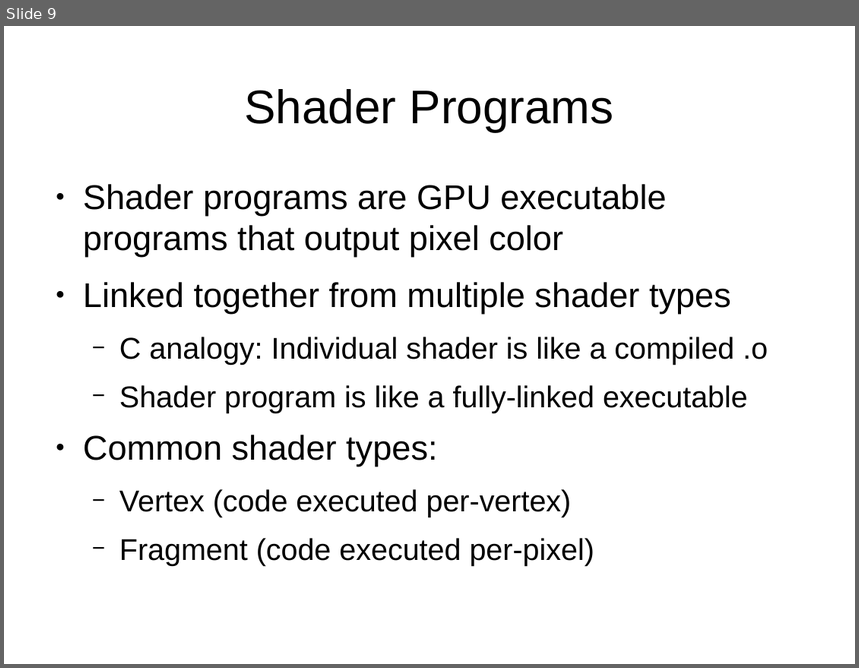
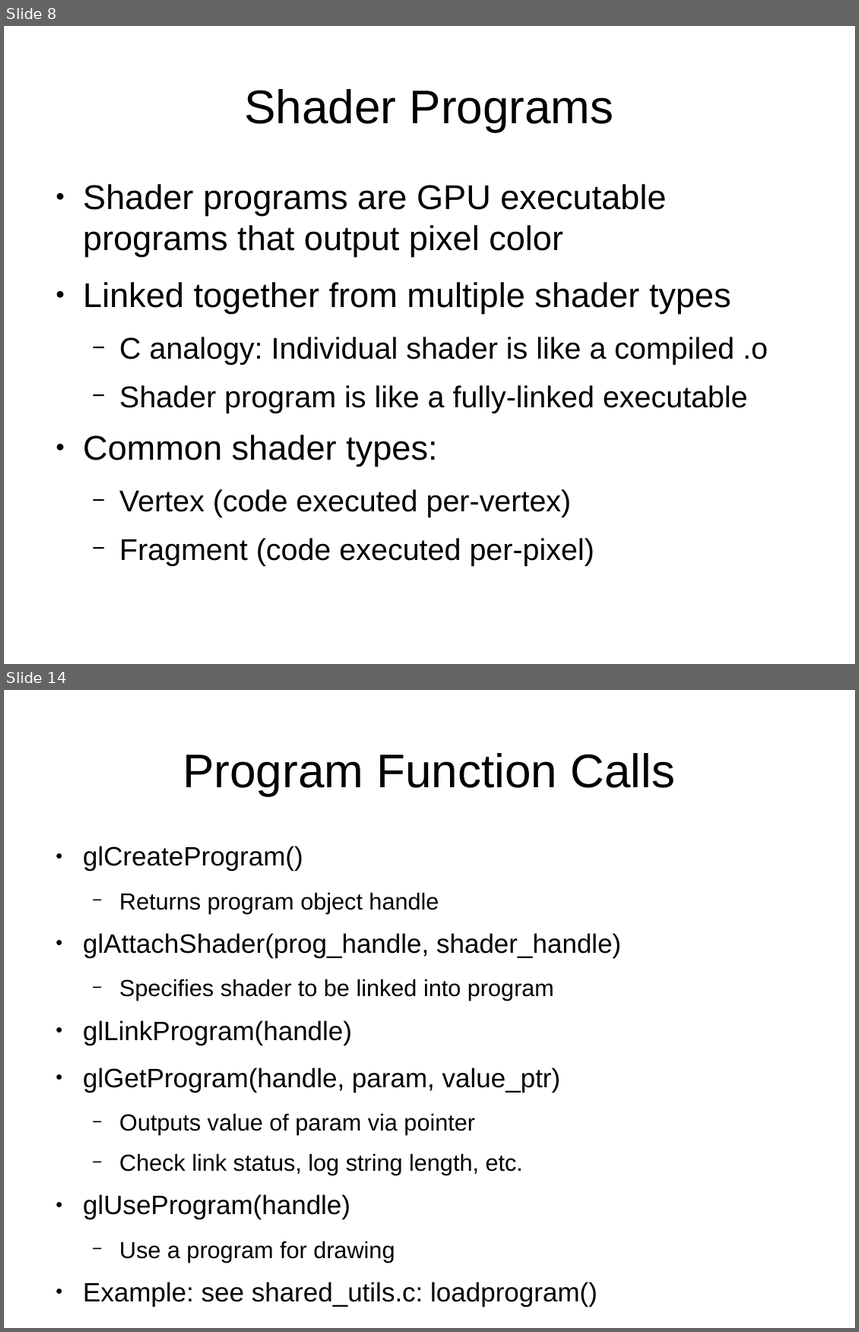
Before and after one commit to jayschwa/3d-opengl-presentation, a slide deck: Slides.odp. Shown one above the other, each under a label of ours: slide 9 before the commit, slides 8 and 14 after it; the slides between them are not shown. The pictures are 859x668 and 859x1332 pixels, drawn with LibreOffice and Linux fonts; fonts in the diff are those of the drawing. Boxes give left, top, right and bottom in pixels: in the first picture for what was removed or moved away, otherwise in the second. Text is boxed around its words. In the diff, an @@ line names an element or a change of style, - is before the commit and + after.

Commit message:
slides: Fill out example 1 info

```diff
--- a/Slides.odp
+++ b/Slides.odp
@@ slide 14 added at <box>4,690,855,1328</box>, background #FFFFFF @@
@@ title added at <box>183,753,676,796</box>, 44 pt, text #000000 @@
+Program Function Calls
@@ text added at <box>83,846,621,1307</box>, 24.8 pt, text #000000 @@
+● glCreateProgram()
+  − Returns program object handle
+● glAttachShader(prog_handle, shader_handle)
+  − Specifies shader to be linked into program
+● glLinkProgram(handle)
+● glGetProgram(handle, param, value_ptr)
+  − Outputs value of param via pointer
+  − Check link status, log string length, etc.
+● glUseProgram(handle)
+  − Use a program for drawing
+● Example: see shared_utils.c: loadprogram()
@@ what was slide 9 is now slide 8 @@
```
Also in this commit, not shown: 4 slides changed, 8 other slides added.
